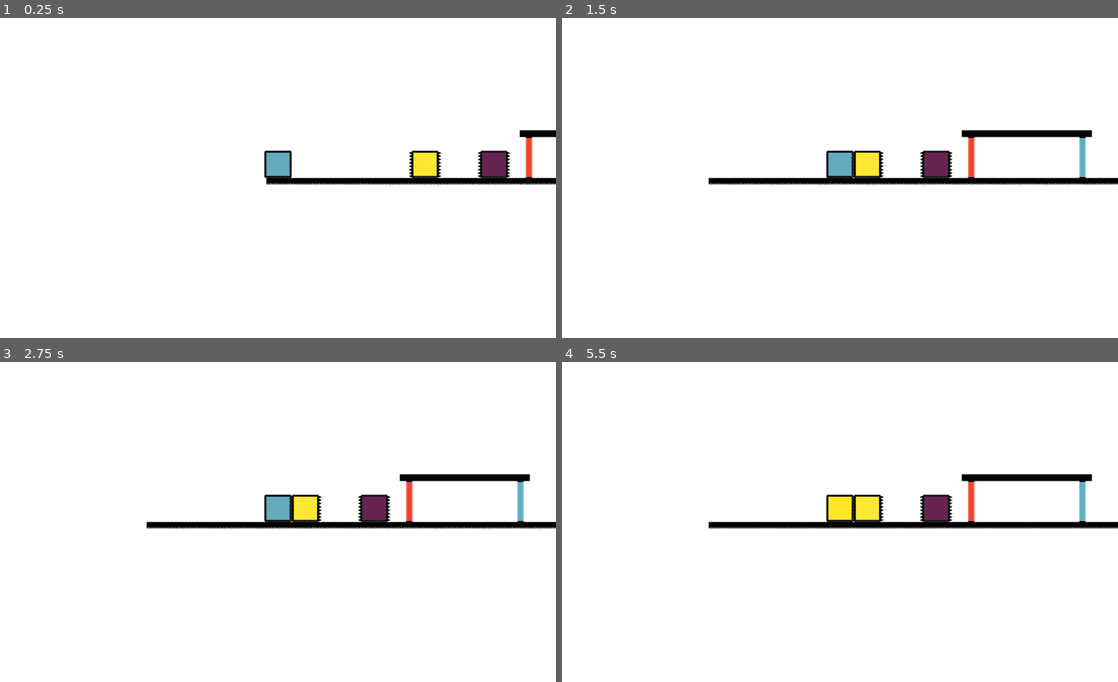
Above: before the commit, frames 1-4 (two rows, left to right).
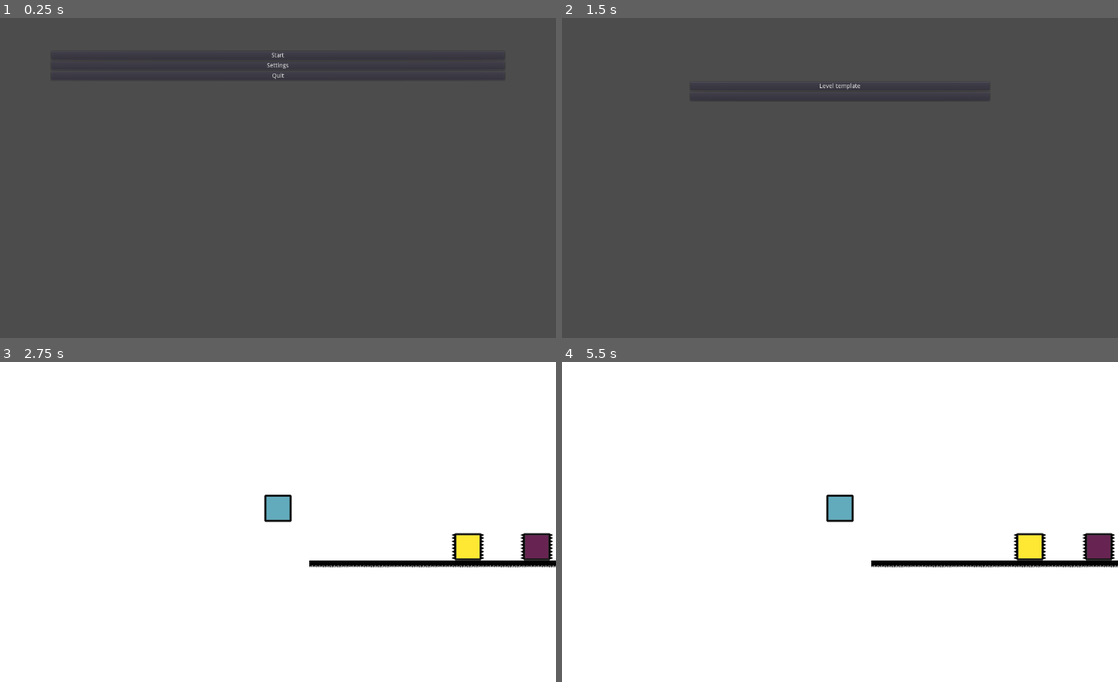
Above: after the commit, the same moments.

Repository: TheSeahorse/Paralyzed
Game: Godot game, scene res://Source/main.tscn
Same seed, same stepped clock (60 frames per second), same inputs: the game is played once before the commit and once after it.
Inputs (mouse positions are in pixels of both pictures, inside the frame that each line leads up to):
- Up to frame 1 (0.25 s): no input
- Up to frame 2 (1.5 s): click (840, 66) at 0.5 s, where only the run after the commit has a clickable "Settings"; click (840, 56) at 1.25 s, where only the run after the commit has a clickable "Start"
- Up to frame 3 (2.75 s): click (278, 429) at 2 s, where only the run after the commit has a clickable "Level template"
- Up to frame 4 (5.5 s): tap Enter at 2.75, 4.25 s; tap Space (action) at 2.85, 3.5, 5 s; tap Q (cyan) at 3.05, 3.6 s; tap E (purple) at 3.8, 4.35 s; tap W (red) at 4.55, 5.1 s; tap R (yellow) at 5.3 s

The runs differ from the first frame. In frame 1, 100% of the frame differs, in the area x 0-100%, y 0-100%; in frame 2, 100%; in frame 3, 5.3%; in frame 4, 5.7%.
Error after the commit: Parse Error: The identifier "Spikes" isn't declared in the current scope. (res://Source/Actors/player.gd:28)

Commit message:
added spikes, added menu

Diff:
--- a/Source/Actors/laserbeam.tscn
+++ b/Source/Actors/laserbeam.tscn
@@ -53,17 +53,18 @@
 "speed": 5.0
 } ]
 
-[sub_resource type="RectangleShape2D" id=1]
+[sub_resource type="RectangleShape2D" id=2]
 extents = Vector2( 8, 48 )
 
 [node name="laserbeam" type="Area2D"]
+collision_layer = 2
 script = ExtResource( 2 )
 
 [node name="beam_sprite" type="AnimatedSprite" parent="."]
 position = Vector2( 0, -48 )
-frames = SubResource( 2 )
+frames = SubResource( 1 )
 animation = "yellow fade"
 
 [node name="CollisionShape2D" type="CollisionShape2D" parent="."]
 position = Vector2( 0, -48 )
-shape = SubResource( 1 )
+shape = SubResource( 2 )
--- a/Source/Actors/player.gd
+++ b/Source/Actors/player.gd
@@ -21,8 +21,11 @@
 		ON_HEADS -= 1
 
 
-func _on_laserBeam_area_entered(area: Area2D) -> void:
+
+func _on_area2D_area_entered(area: Area2D) -> void:
 	if area is LaserBeam and area.get_color() != PLAYER_COLOR:
+		queue_free()
+	elif area is Spikes:
 		queue_free()
 
 
--- a/Source/Actors/player.tscn
+++ b/Source/Actors/player.tscn
@@ -48,16 +48,18 @@
 frames = SubResource( 1 )
 animation = "cyan"
 
-[node name="Area2D2" type="Area2D" parent="."]
+[node name="Deathcollision" type="Area2D" parent="."]
+collision_layer = 0
+collision_mask = 10
 
-[node name="CollisionShape2D" type="CollisionShape2D" parent="Area2D2"]
+[node name="CollisionShape2D" type="CollisionShape2D" parent="Deathcollision"]
 modulate = Color( 0.0509804, 0.847059, 0.156863, 1 )
 position = Vector2( 0, -32 )
-shape = SubResource( 4 )
+shape = SubResource( 2 )
 
 [node name="CollisionShape2D" type="CollisionShape2D" parent="."]
 position = Vector2( 0, -32 )
-shape = SubResource( 2 )
+shape = SubResource( 3 )
 
 [node name="ParallaxBackground" type="ParallaxBackground" parent="."]
 
@@ -68,13 +70,13 @@
 [node name="Camera2D" type="Camera2D" parent="."]
 current = true
 
-[node name="Area2D" type="Area2D" parent="."]
+[node name="Jumpcollision" type="Area2D" parent="."]
 collision_layer = 0
 collision_mask = 2
 
-[node name="CollisionShape2D" type="CollisionShape2D" parent="Area2D"]
+[node name="CollisionShape2D" type="CollisionShape2D" parent="Jumpcollision"]
 modulate = Color( 0.141176, 0.152941, 0.992157, 1 )
-shape = SubResource( 3 )
-[connection signal="area_entered" from="Area2D2" to="." method="_on_laserBeam_area_entered"]
-[connection signal="body_entered" from="Area2D" to="." method="_on_enemy_head_entered"]
-[connection signal="body_exited" from="Area2D" to="." method="_on_enemy_head_body_exited"]
+shape = SubResource( 4 )
+[connection signal="area_entered" from="Deathcollision" to="." method="_on_area2D_area_entered"]
+[connection signal="body_entered" from="Jumpcollision" to="." method="_on_enemy_head_entered"]
+[connection signal="body_exited" from="Jumpcollision" to="." method="_on_enemy_head_body_exited"]
--- /dev/null
+++ b/Source/Actors/spikes.gd
@@ -0,0 +1,2 @@
+extends Area2D
+class_name Spikes
--- /dev/null
+++ b/Source/Actors/spikes.tscn
@@ -0,0 +1,20 @@
+[gd_scene load_steps=4 format=2]
+
+[ext_resource path="res://Source/Actors/spikes.gd" type="Script" id=1]
+[ext_resource path="res://Character models/World/Spikes.png" type="Texture" id=2]
+
+[sub_resource type="RectangleShape2D" id=1]
+extents = Vector2( 3, 29 )
+
+[node name="spikes" type="Area2D"]
+collision_layer = 8
+script = ExtResource( 1 )
+
+[node name="Sprite" type="Sprite" parent="."]
+position = Vector2( 0, -32 )
+texture = ExtResource( 2 )
+
+[node name="CollisionShape2D" type="CollisionShape2D" parent="."]
+modulate = Color( 0.992157, 0.901961, 0.301961, 1 )
+position = Vector2( 0, -32 )
+shape = SubResource( 1 )
--- a/Source/Actors/square.gd
+++ b/Source/Actors/square.gd
@@ -35,7 +35,7 @@
 
 
 func calculate_move_velocity(linear_velocity: Vector2, delta: float) -> Vector2:
-	if SPRING_JUMP == 25 or SPRING_JUMP == 26: #stall for one fram so that the player jump works
+	if SPRING_JUMP == 25 or SPRING_JUMP == 26: #stall for two fram so that the player jump works
 		SPRING_JUMP -= 1
 	elif SPRING_JUMP == 24:
 		linear_velocity.y = -1.0 * MAX_SPEED.y * 2 #faster rise
--- a/Source/Actors/square.tscn
+++ b/Source/Actors/square.tscn
@@ -1,12 +1,11 @@
-[gd_scene load_steps=11 format=2]
+[gd_scene load_steps=10 format=2]
 
 [ext_resource path="res://Character models/Enemies/Cyan_square.png" type="Texture" id=1]
 [ext_resource path="res://Source/Actors/square.gd" type="Script" id=2]
-[ext_resource path="res://Character models/World/Left spikes.png" type="Texture" id=3]
+[ext_resource path="res://Source/Actors/spikes.tscn" type="PackedScene" id=3]
 [ext_resource path="res://Character models/Enemies/Purple_square.png" type="Texture" id=4]
 [ext_resource path="res://Character models/Enemies/Red_square.png" type="Texture" id=5]
 [ext_resource path="res://Character models/Enemies/Yellow_square.png" type="Texture" id=6]
-[ext_resource path="res://Character models/World/Right spikes.png" type="Texture" id=7]
 
 [sub_resource type="SpriteFrames" id=1]
 animations = [ {
@@ -47,6 +46,13 @@
 frames = SubResource( 1 )
 animation = "cyan"
 
+[node name="spikes" parent="." instance=ExtResource( 3 )]
+position = Vector2( -34, -1 )
+
+[node name="spikes2" parent="." instance=ExtResource( 3 )]
+position = Vector2( 34, -64 )
+rotation = 3.14146
+
 [node name="CollisionShape2D" type="CollisionShape2D" parent="."]
 position = Vector2( 0, -32 )
 shape = SubResource( 2 )
@@ -55,13 +61,5 @@
 
 [node name="CollisionShape2D" type="CollisionShape2D" parent="Area2D"]
 shape = SubResource( 3 )
-
-[node name="Left spikes" type="Sprite" parent="."]
-position = Vector2( -34, -32 )
-texture = ExtResource( 3 )
-
-[node name="Right spikes" type="Sprite" parent="."]
-position = Vector2( 34, -32 )
-texture = ExtResource( 7 )
 [connection signal="body_entered" from="Area2D" to="." method="_on_tileMap_body_entered"]
 [connection signal="body_exited" from="Area2D" to="." method="_on_tileMap_body_exited"]
--- a/Source/Levels/LevelTemplate.tscn
+++ b/Source/Levels/LevelTemplate.tscn
@@ -8,6 +8,7 @@
 [ext_resource path="res://Character models/World/Right wall.png" type="Texture" id=6]
 [ext_resource path="res://Source/Actors/laserbeam.tscn" type="PackedScene" id=7]
 [ext_resource path="res://Character models/Enemies/Cyan_square.png" type="Texture" id=8]
+[ext_resource path="res://Source/Actors/spikes.tscn" type="PackedScene" id=9]
 
 [sub_resource type="ConvexPolygonShape2D" id=1]
 points = PoolVector2Array( 0, 0, 16, 0, 16, 16, 0, 16 )
@@ -122,7 +123,7 @@
 COLOR = "yellow"
 
 [node name="square2" parent="." instance=ExtResource( 1 )]
-position = Vector2( 1228, 167 )
+position = Vector2( 1209, 167 )
 
 [node name="square3" parent="." instance=ExtResource( 1 )]
 position = Vector2( 535, 103 )
@@ -135,3 +136,6 @@
 [node name="square5" parent="." instance=ExtResource( 1 )]
 position = Vector2( 1766, 103 )
 COLOR = "yellow"
+
+[node name="spikes" parent="." instance=ExtResource( 9 )]
+position = Vector2( 1359, 167 )
--- /dev/null
+++ b/Source/Menues/levelMenu.gd
@@ -0,0 +1,6 @@
+extends Control
+signal levelselected
+
+func _on_level_pressed(level: String) -> void:
+	emit_signal("levelselected", level)
+	$levels.hide()
--- /dev/null
+++ b/Source/Menues/levelMenu.tscn
@@ -0,0 +1,31 @@
+[gd_scene load_steps=2 format=2]
+
+[ext_resource path="res://Source/Menues/levelMenu.gd" type="Script" id=1]
+
+[node name="menu" type="Control"]
+anchor_right = 1.0
+anchor_bottom = 1.0
+script = ExtResource( 1 )
+__meta__ = {
+"_edit_use_anchors_": false
+}
+
+[node name="levels" type="VBoxContainer" parent="."]
+margin_left = 300.0
+margin_top = 150.0
+margin_right = 1000.0
+margin_bottom = 600.0
+__meta__ = {
+"_edit_use_anchors_": false
+}
+
+[node name="leveltemplate" type="Button" parent="levels"]
+margin_right = 700.0
+margin_bottom = 20.0
+text = "Level template"
+
+[node name="level1" type="Button" parent="levels"]
+margin_top = 24.0
+margin_right = 700.0
+margin_bottom = 44.0
+[connection signal="pressed" from="levels/leveltemplate" to="." method="_on_level_pressed" binds= [ "LevelTemplate" ]]
--- /dev/null
+++ b/Source/Menues/mainMenu.gd
@@ -0,0 +1,10 @@
+extends Control
+const LevelTemplate = preload("res://Source/Menues/levelMenu.tscn")
+
+var leveltemplate
+
+func _on_Start_pressed() -> void:
+	leveltemplate = LevelTemplate.instance()
+	leveltemplate.connect("levelselected", self.get_parent(), "play_level")
+	add_child(leveltemplate)
+	$menu.hide()
--- /dev/null
+++ b/Source/Menues/mainMenu.tscn
@@ -0,0 +1,38 @@
+[gd_scene load_steps=2 format=2]
+
+[ext_resource path="res://Source/Menues/mainMenu.gd" type="Script" id=1]
+
+[node name="mainMenu" type="Control"]
+anchor_right = 1.0
+anchor_bottom = 1.0
+script = ExtResource( 1 )
+__meta__ = {
+"_edit_use_anchors_": false
+}
+
+[node name="menu" type="VBoxContainer" parent="."]
+margin_left = 120.0
+margin_top = 78.0
+margin_right = 1180.0
+margin_bottom = 668.0
+__meta__ = {
+"_edit_use_anchors_": false
+}
+
+[node name="Start" type="Button" parent="menu"]
+margin_right = 1060.0
+margin_bottom = 20.0
+text = "Start"
+
+[node name="Settings" type="Button" parent="menu"]
+margin_top = 24.0
+margin_right = 1060.0
+margin_bottom = 44.0
+text = "Settings"
+
+[node name="Quit" type="Button" parent="menu"]
+margin_top = 48.0
+margin_right = 1060.0
+margin_bottom = 68.0
+text = "Quit"
+[connection signal="pressed" from="menu/Start" to="." method="_on_Start_pressed"]
--- a/Source/main.gd
+++ b/Source/main.gd
@@ -2,16 +2,16 @@
 
 const Player = preload("res://Source/Actors/player.tscn")
 const LevelTemplate = preload("res://Source/Levels/LevelTemplate.tscn")
+const MainMenu = preload("res://Source/Menues/mainMenu.tscn")
 
+var mainmenu
 var player
-var leveltemplate
+var level
 
 func _ready():
-	player = Player.instance()
-	leveltemplate = LevelTemplate.instance()
-	add_child(player)
-	add_child(leveltemplate)
-	player.is_cyan()
+
+	mainmenu = MainMenu.instance()
+	add_child(mainmenu)
 
 
 func _input(event: InputEvent) -> void:
@@ -19,22 +19,30 @@
 	handle_action()
 
 
+func play_level(levelName: String):
+	player = Player.instance()
+	level = load("res://Source/Levels/" + levelName + ".tscn").instance()
+	add_child(player)
+	add_child(level)
+	player.is_cyan()
+
+
 func toggle_color():
 	if Input.is_action_just_pressed("cyan"):
 		player.is_cyan()
-		leveltemplate.play_animation("cyan")
+		level.play_animation("cyan")
 	elif Input.is_action_just_pressed("red"):
 		player.is_red()
-		leveltemplate.play_animation("red")
+		level.play_animation("red")
 	elif Input.is_action_just_pressed("purple"):
 		player.is_purple()
-		leveltemplate.play_animation("purple")
+		level.play_animation("purple")
 	elif Input.is_action_just_pressed("yellow"):
 		player.is_yellow()
-		leveltemplate.play_animation("yellow")
+		level.play_animation("yellow")
 
 
 func handle_action():
 	if Input.is_action_just_pressed("action"):
 		player.SPRING_JUMP = 10
-		leveltemplate.action(player.PLAYER_COLOR)
+		level.action(player.PLAYER_COLOR)
Binary file removed: Character models/World/Right spikes.png
Renamed: Character models/World/Left spikes.png -> Character models/World/Spikes.png
Not shown, added: Character models/World/Spikes.png.import
Binary file added: Character models/World/light.png
Not shown, added: Character models/World/light.png.import
Not shown: 1 places in Source/Actors/laserbeam.tscn that only renumber resources
Not shown: 1 places in Source/Actors/player.tscn that only renumber resources
Not shown: 1 places in Source/Levels/LevelTemplate.tscn that only renumber resources
